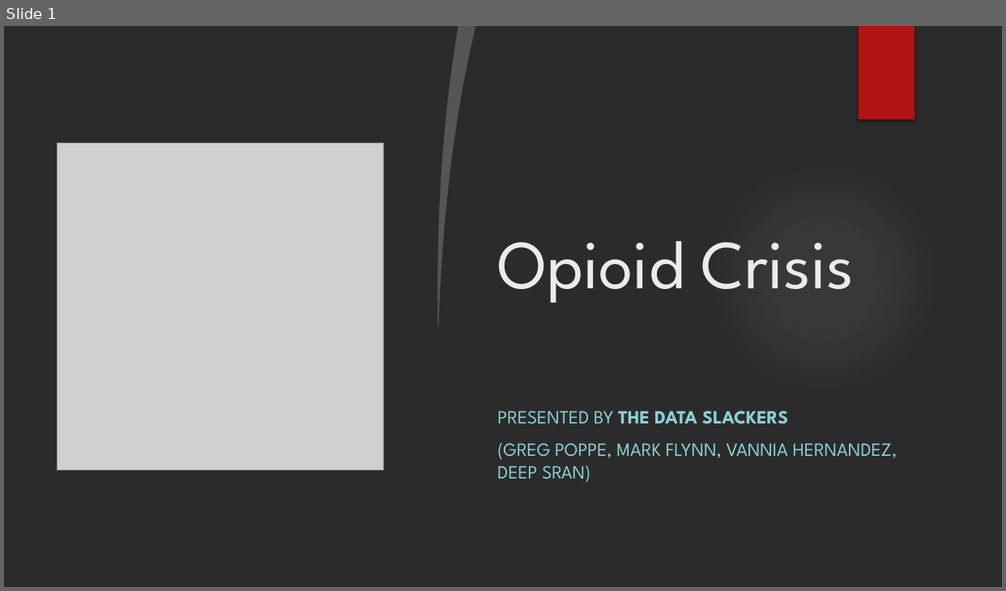
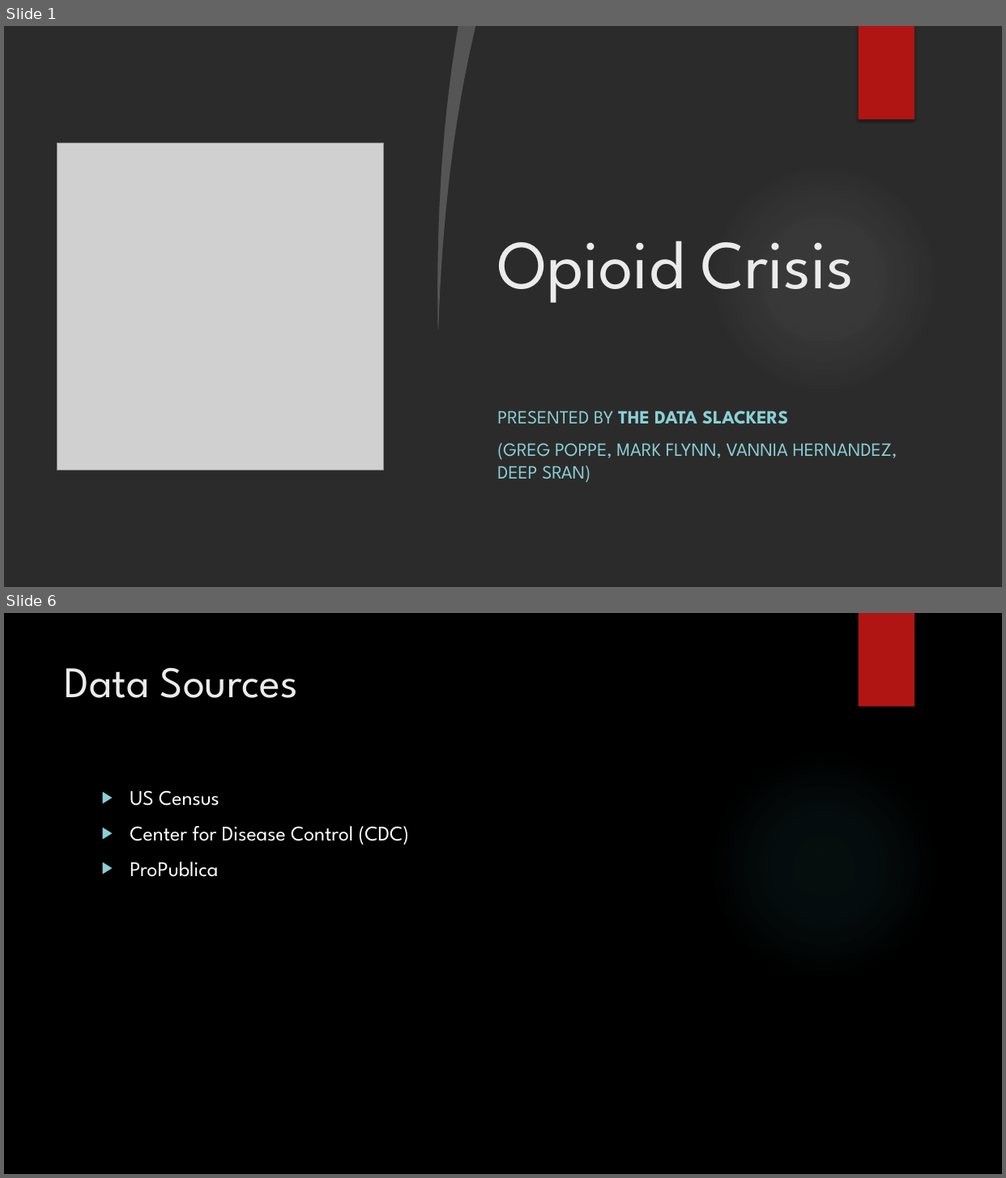
Before and after one commit to GregPoppe/opioid_project, a slide deck: Opioid_Crisis.pptx. Shown one above the other, each under a label of ours: slide 1 before the commit, slides 1 and 6 after it; the slides between them are not shown. The pictures are 1006x591 and 1006x1178 pixels, drawn with LibreOffice and Linux fonts; fonts in the diff are those of the drawing; grey boxes stand for pictures; background and template pictures are left out; a plain dark background stands for a picture behind light text. Boxes give left, top, right and bottom in pixels: in the first picture for what was removed or moved away, otherwise in the second. Text is boxed around its words. In the diff, an @@ line names an element or a change of style, - is before the commit and + after.

```diff
--- a/Opioid_Crisis.pptx
+++ b/Opioid_Crisis.pptx
@@ slide 6 added at box(4, 613, 1002, 1174), background picture (left out) @@
@@ rectangle added at box(859, 613, 914, 707), fill #B01513 @@
@@ title added at box(65, 667, 298, 698), 42 pt, text #EBEBEB @@
+Data Sources
@@ ellipse added at box(709, 750, 939, 981), fill gradient #50B9C1 @@
@@ text added at box(130, 790, 409, 877), 20 pt, text #FFFFFF @@
+▶ US Census
+▶ Center for Disease Control (CDC)
+▶ ProPublica
```
Also in this commit, not shown: 10 other slides added, 3 slides removed.
